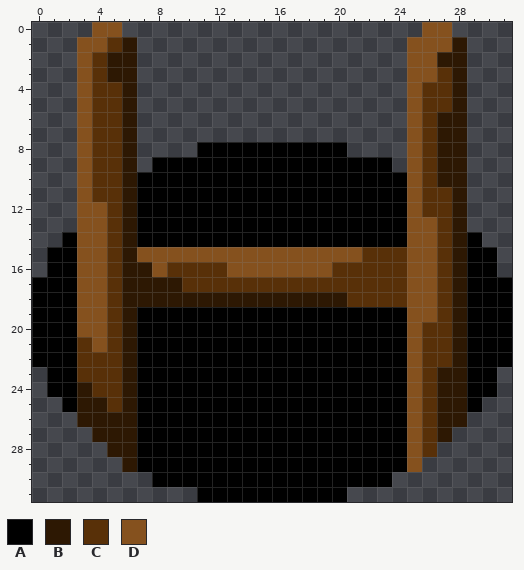
Pixel-art sprite -- assets/textures/buildings/DBuilding_Ladderdown.png. Above is the file before it was changed.
The file is 32x32 pixels. Colours within 5 levels of each other are drawn and written as one.
Palette (. is transparent): A #000000  B #2d1803  C #583008  D #85511e
Pixels before, first column x 0:
 0 ....DD....................DD....
 1 ...DDCB..................DDDB...
 2 ...DCBB..................DDBB...
 3 ...DCBB..................DDCB...
 4 ...DCCB..................DCCB...
 5 ...DCCB..................DCCB...
 6 ...DCCB..................DCBB...
 7 ...DCCB..................DCBB...
 8 ...DCCB....AAAAAAAAAA....DCBB...
 9 ...DCCB.AAAAAAAAAAAAAAAA.DCBB...
10 ...DCCBAAAAAAAAAAAAAAAAAADCBB...
11 ...DCCBAAAAAAAAAAAAAAAAAADCCB...
12 ...DDCBAAAAAAAAAAAAAAAAAADCCB...
13 ...DDCBAAAAAAAAAAAAAAAAAADDCB...
14 ..ADDCBAAAAAAAAAAAAAAAAAADDCBA..
15 .AADDCBDDDDDDDDDDDDDDDCCCDDCBAA.
16 .AADDCBBDCCCCDDDDDDDCCCCCDDCBAA.
17 AAADDCBBBBCCCCCCCCCCCCCCCDDCBAAA
18 AAADDCBBBBBBBBBBBBBBBCCCCDDCBAAA
19 AAADDCBAAAAAAAAAAAAAAAAAADDCBAAA
20 AAADDCBAAAAAAAAAAAAAAAAAADCCBAAA
21 AAACDCBAAAAAAAAAAAAAAAAAADCCBAAA
22 AAACCCBAAAAAAAAAAAAAAAAAADCCBAAA
23 .AACCCBAAAAAAAAAAAAAAAAAADCBBAA.
24 .AABCCBAAAAAAAAAAAAAAAAAADCBBAA.
25 ..ABBCBAAAAAAAAAAAAAAAAAADCBBA..
26 ...BBBBAAAAAAAAAAAAAAAAAADCBB...
27 ....BBBAAAAAAAAAAAAAAAAAADCB....
28 .....BBAAAAAAAAAAAAAAAAAADC.....
29 ......BAAAAAAAAAAAAAAAAAAD......
30 ........AAAAAAAAAAAAAAAA........
31 ...........AAAAAAAAAA...........
New version:
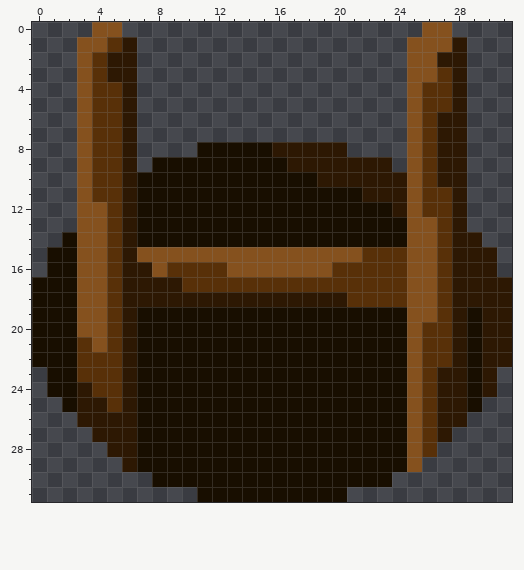
Change:
Colour A changes from #000000 to #180e00.
The edit turns colour A into colour B in row 8 at x 16 to 20; in row 9 at x 17 to 23; in row 10 at x 19 to 24; in row 11 at x 22 to 24; in row 12 at x 24; in row 14 at x 29.
The edit turns colour A into colour B in rows 15 to 16 at x 29 to 30; in rows 17 to 18 at x 29 to 31; in rows 19 to 22 at x 30 to 31; in rows 23 to 24 at x 30.
Changed places in both pictures, as pixel boxes (x1, y1, x2, y2):
changed: (137, 142, 512, 502)
changed: (32, 232, 77, 412)
